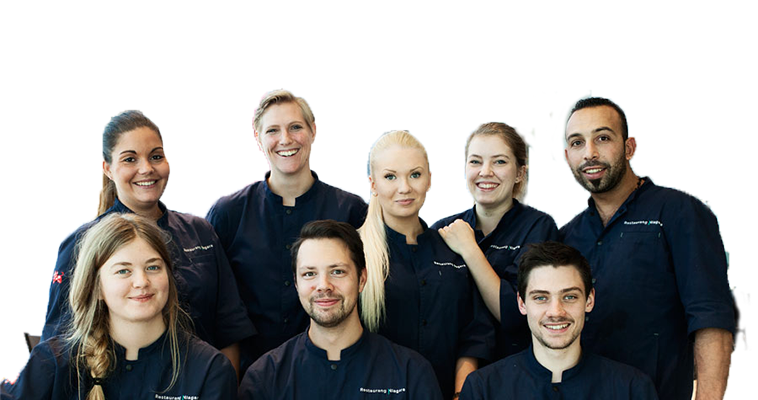
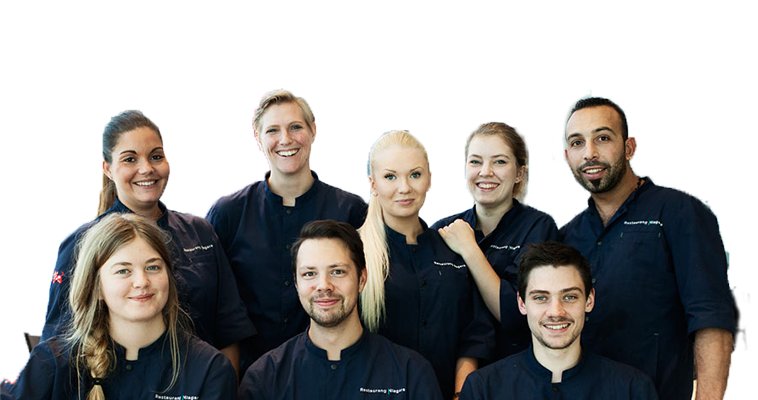
Layered file, before and after one edit (758 x 400). Changes by layer:
painted on "Background copy" over [521, 91, 557, 157]
